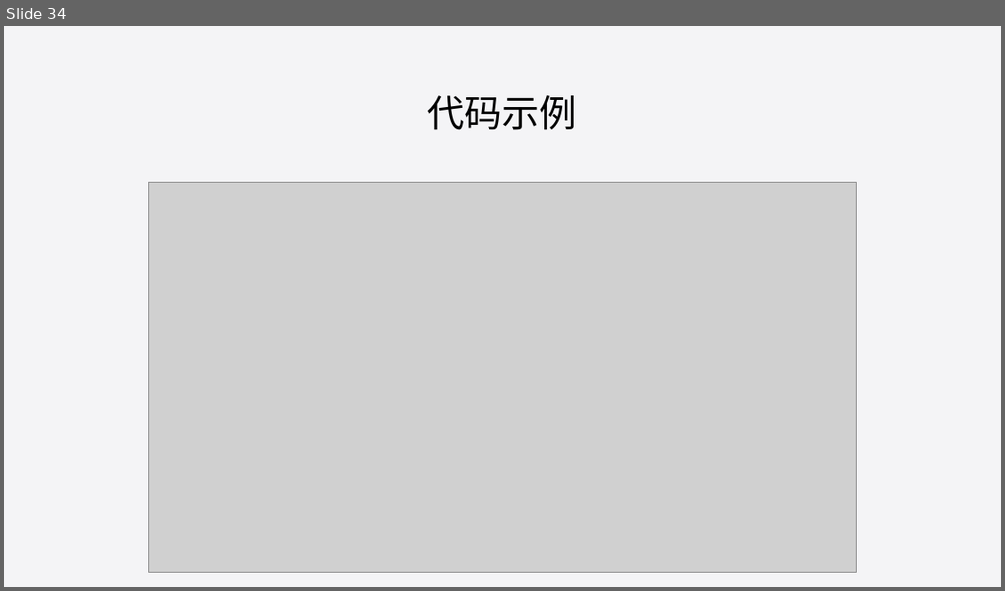
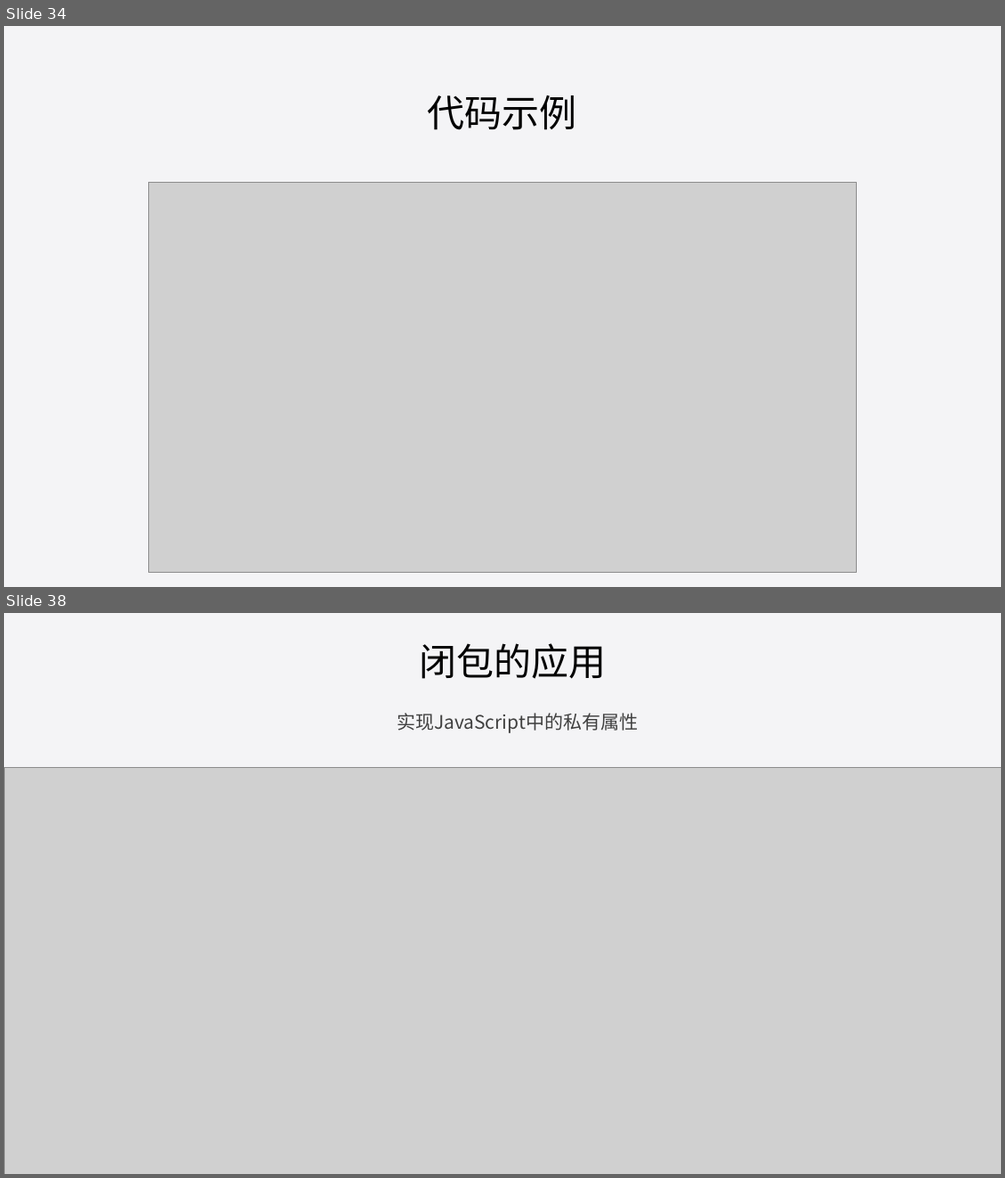
Before and after one commit to liuweiGL/share, a slide deck: ppt/JavaScript基础一.pptx. Shown one above the other, each under a label of ours: slide 34 before the commit, slides 34 and 38 after it; the slides between them are not shown. The pictures are 1005x591 and 1005x1178 pixels, drawn with LibreOffice and Linux fonts; fonts in the diff are those of the drawing; grey boxes stand for pictures. Boxes give left, top, right and bottom in pixels: in the first picture for what was removed or moved away, otherwise in the second. Text is boxed around its words. In the diff, an @@ line names an element or a change of style, - is before the commit and + after.

```diff
--- a/ppt/JavaScript基础一.pptx
+++ b/ppt/JavaScript基础一.pptx
@@ slide 38 added at bbox=[4, 613, 1001, 1174], background #F4F4F6 @@
@@ title added at bbox=[419, 643, 606, 679], 36 pt, text #000000 @@
+闭包的应用
@@ text added at bbox=[396, 713, 638, 733], 18 pt, text #404040 @@
+实现JavaScript中的私有属性
@@ picture added at bbox=[4, 768, 1001, 1174] @@
```
Also in this commit, not shown: 3 slides changed, 3 other slides added, 1 slide removed, 1 other file.
